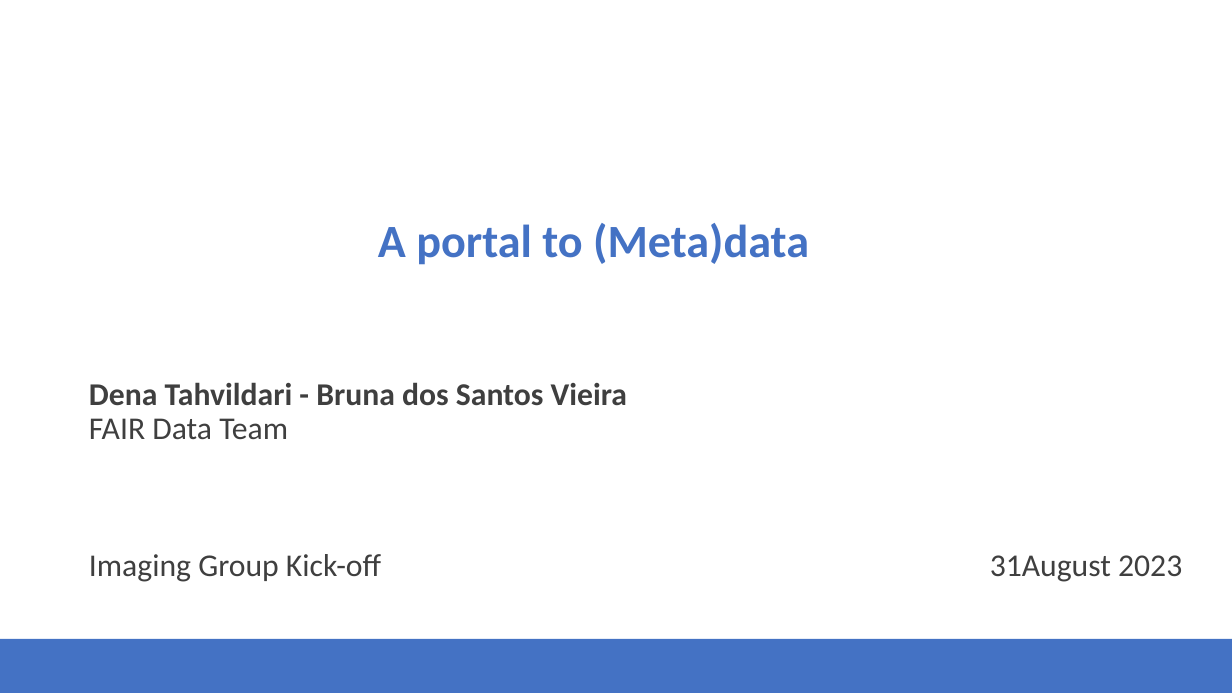
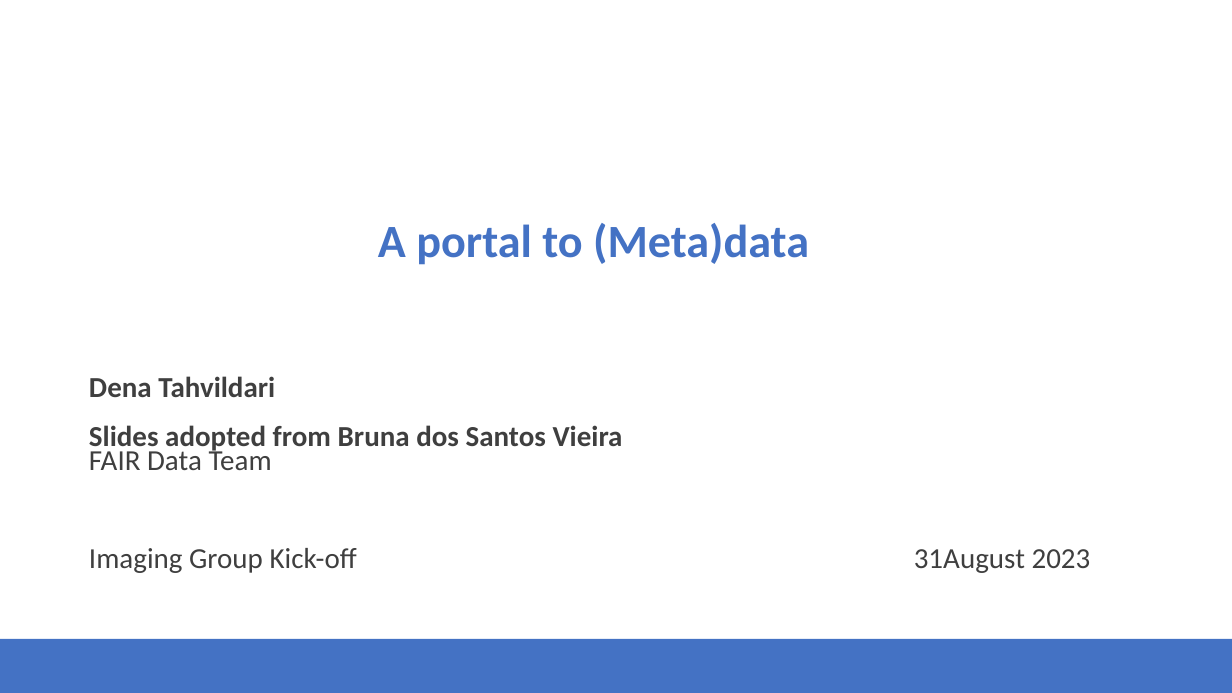
Before and after one commit to Health-RI/health-ri-metadata, a slide deck: slide 1 of Presentations/31082023HRI_Metadata_Schema_ImagingGroup_KickOff.pptx. Drawn at 1232x693 pixels with LibreOffice and Linux fonts; fonts in the diff are those of the drawing; background and template pictures are left out. Boxes give left, top, right and bottom in pixels: in the first picture for what was removed or moved away, otherwise in the second. Text is boxed around its words. In the diff, an @@ line names an element or a change of style, - is before the commit and + after.

```diff
--- a/Presentations/31082023HRI_Metadata_Schema_ImagingGroup_KickOff.pptx
+++ b/Presentations/31082023HRI_Metadata_Schema_ImagingGroup_KickOff.pptx
@@ text at (x1=89, y1=376, x2=623, y2=453): text changed; size 24.7 to 22.7 pt @@
-Dena Tahvildari - Bruna dos Santos Vieira
+Dena Tahvildari
+Slides adopted from Bruna dos Santos Vieira
@@ text at (x1=89, y1=446, x2=1091, y2=573): size 24.7 to 22.7 pt in "FAIR Data Team", "Imaging Group Kick-off 31August 2023"; line spacing 0.9 to 0.7 @@
```
Also in this commit, not shown: 16 other slides changed, 1 slide removed.
